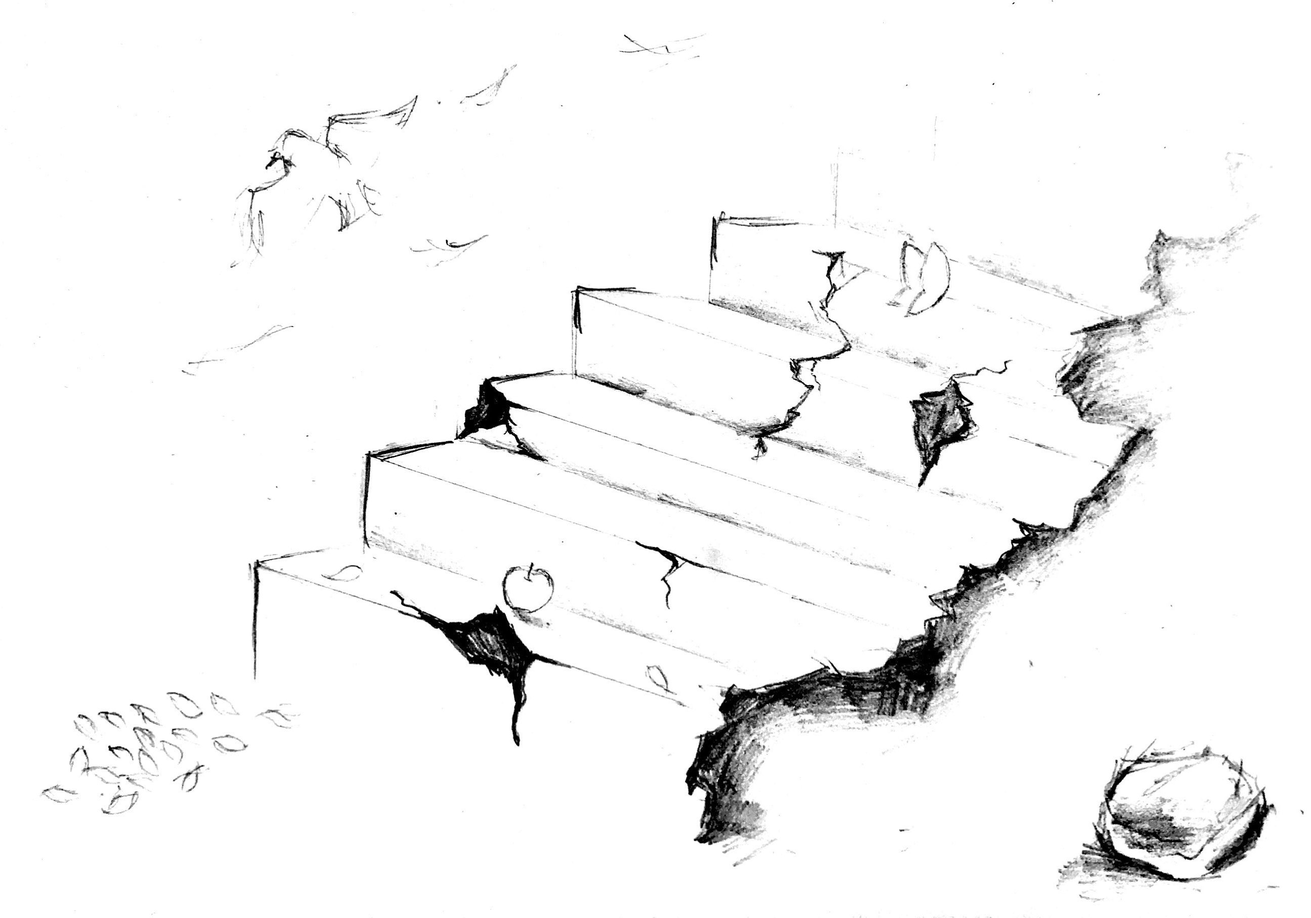
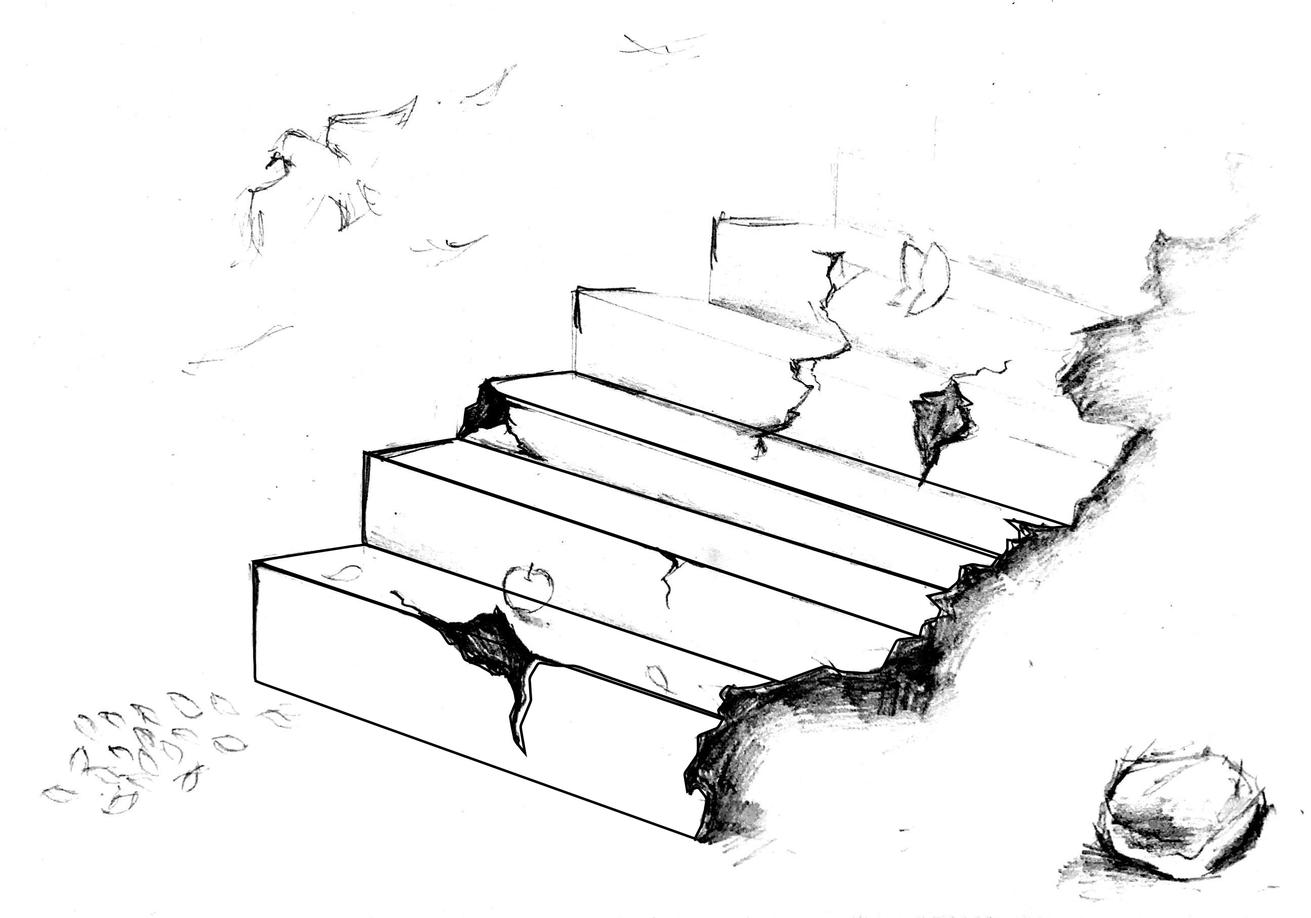
Layer changes from the first 1311px x 918px image to the second:
added layer "Stair 3 top outline" above "Stair 3 outline" over [477, 370, 1075, 562]
added layer "Stair 3 outline" above "Stair 2 top outline" over [454, 386, 1003, 592]
added layer "Stair 2 top outline" above "Stair 2 outline" over [361, 436, 953, 640]
added layer "Stair 2 outline" above "Stair 1 top outline" over [361, 450, 925, 684]
added layer "Stair 1 top outline" above "Stair 1 outline" over [250, 543, 781, 722]
added layer "Stair 1 outline" above "new doc 2018-08-04 16.56.00_1.jpg" over [251, 560, 726, 841]
